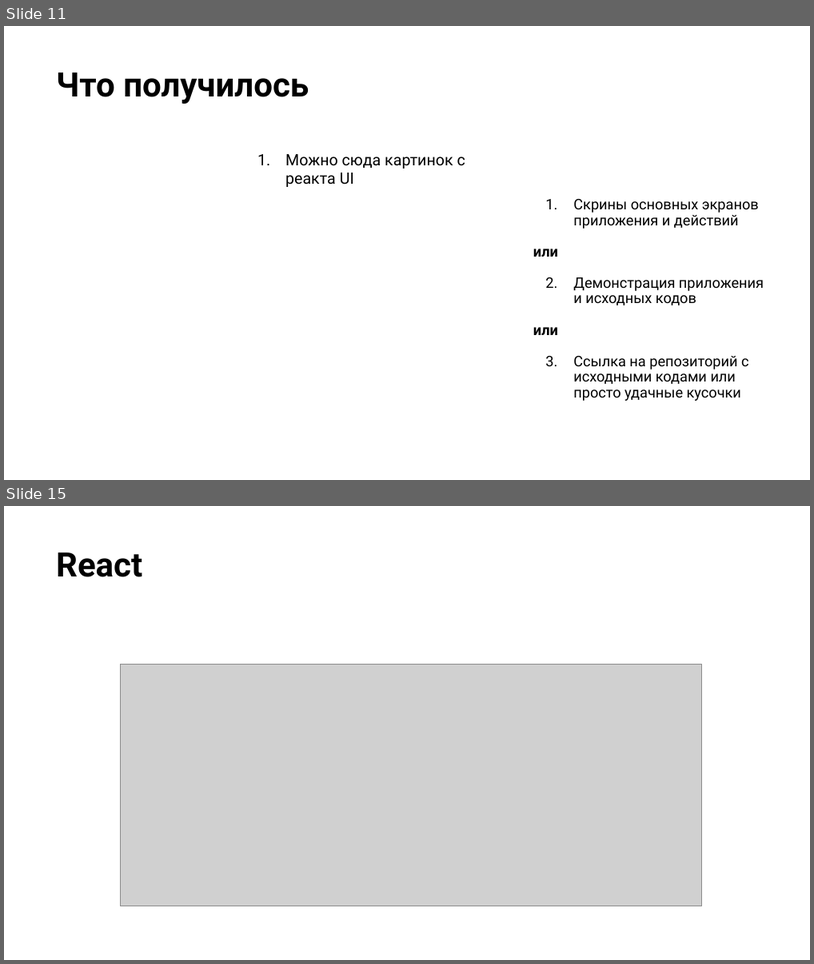
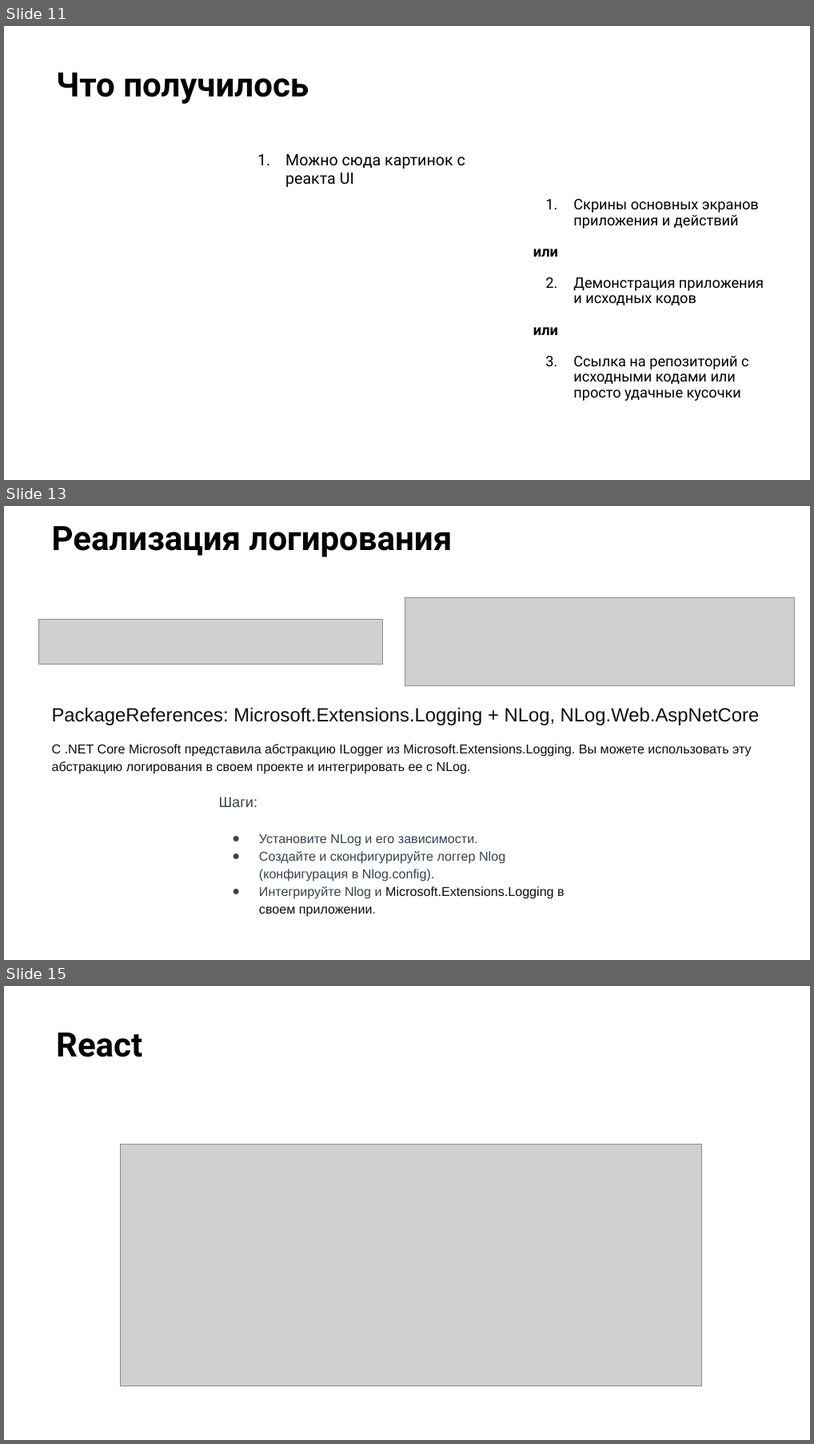
Before and after one commit to Alex5X55/PDD.NET, a slide deck: Презентация PDD_NET_16_9_Защита_проекта_синяя.pptx. Shown one above the other, each under a label of ours: slides 11 and 15 before the commit, slides 11, 13 and 15 after it; the slides between them are not shown. The pictures are 814x964 and 814x1444 pixels, drawn with LibreOffice and Linux fonts; fonts in the diff are those of the drawing; grey boxes stand for pictures; background and template pictures are left out. Boxes give left, top, right and bottom in pixels: in the first picture for what was removed or moved away, otherwise in the second. Text is boxed around its words. In the diff, an @@ line names an element or a change of style, - is before the commit and + after.

```diff
--- a/Презентация PDD_NET_16_9_Защита_проекта_синяя.pptx
+++ b/Презентация PDD_NET_16_9_Защита_проекта_синяя.pptx
@@ slide 13 added at (4, 506, 810, 960), background picture (left out) @@
@@ title added at (52, 526, 453, 557), 30 pt, text #000000, bold @@
+Реализация логирования
@@ picture added at (406, 598, 795, 686) @@
@@ picture added at (38, 620, 382, 665) @@
@@ text added at (52, 707, 760, 774), 11.5 pt, text #0C0D0E @@
+PackageReferences: Microsoft.Extensions.Logging + NLog, NLog.Web.AspNetCore
+С .NET Core Microsoft представила абстракцию ILogger из Microsoft.Extensions.Logging. Вы можете использовать эту абстракцию логирования в своем проекте и интегрировать ее с NLog.
@@ text added at (219, 796, 565, 916), 11.5 pt, text #374151 @@
+Шаги:
+● Установите NLog и его зависимости.
+● Создайте и сконфигурируйте логгер Nlog (конфигурация в Nlog.config).
+● Интегрируйте Nlog и Microsoft.Extensions.Logging в своем приложении.
```
Also in this commit, not shown: 2 slides changed, 1 slide removed.
